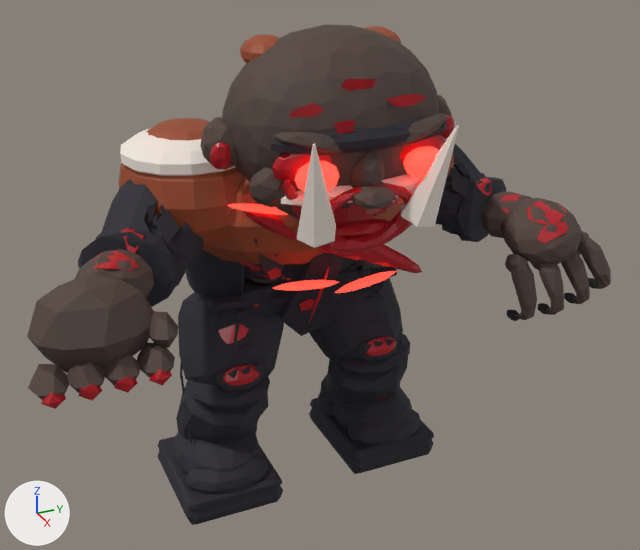
Two versions of the glTF model assets/inf.mega-alpha-ember/model.glb, one commit apart.
One viewpoint serves both versions: a 50 mm lens placed at (3.86, -1.54, 2.96), pointed at (0.35, 0.04, 1.2). Lighting does not change. The marker at lower left points along +X, +Y and +Z. The picture after the commit comes second. Where no turn or scale is listed for an object, it has been applied to the vertices. Vertices at exactly the same position are counted once.

In view in the first picture: 'armR__mega', 'footL__mega', 'footR__mega', 'foreArmR__mega', 'handL__mega', 'handR__mega', 'head__mega', 'legL__mega', 'legR__mega', 'shinL__mega', 'shinR__mega', 'torso__mega' and 3 more.
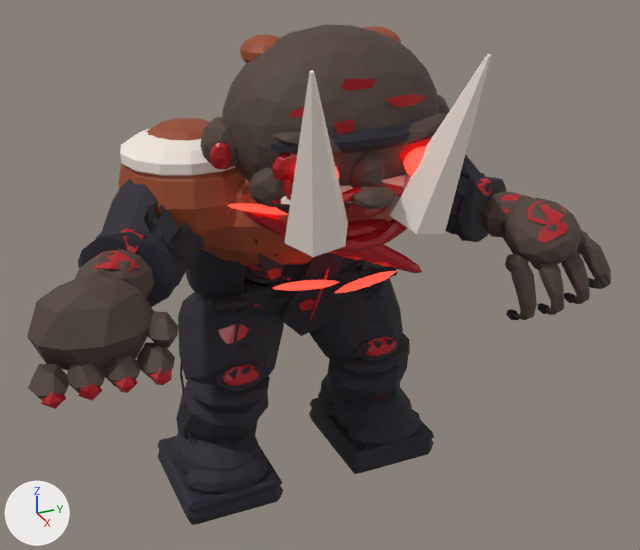
Scene script edits in JSON lines:
```json
{"block": "me_sphere_124", "where": "# used by ob_head__mega; location = (0.0, 0.0, 0.0)"}
{"op": "remove", "block": "me_sphere_124", "code": "me_sphere_124.from_pydata(...)  # 1511 vertices, 2800 faces; spans x 0.224..1.052, y -0.567..0.571, z 1.53..2.393"}
{"op": "add", "block": "me_sphere_124", "code": "me_sphere_124.from_pydata(...)  # 1503 vertices, 2784 faces; spans x 0.224..1.153, y -0.567..0.571, z 1.53..2.393"}
{"block": "me_sphere_124", "change": "me_sphere_124 part 1: 9 vertices moved from x 0.458..0.811, y -0.355..0.165, z 1.623..1.891 to x 0.458..0.808, y -0.368..0.164, z 1.623..1.893; 102 vertices removed from x 0.448..1.052, y -0.378..0.509, z 1.586..2.072; 94 vertices added at x 0.465..1.153, y -0.368..0.509, z 1.589..2.355"}
```

Pixel boxes (x1, y1, x2, y2) of what changed, in the pictures (640 x 550 px; the box of a moved part takes in the faces that stretch with it):
```json
{"object": "head__mega", "change": "reshaped", "before": [200, 24, 459, 252], "after": [200, 24, 491, 257], "on screen": "12% wider"}
{"part": 1, "of": "me_sphere_124", "change": "moved or reshaped", "before": [253, 99, 459, 248], "after": [253, 54, 491, 257]}
```
